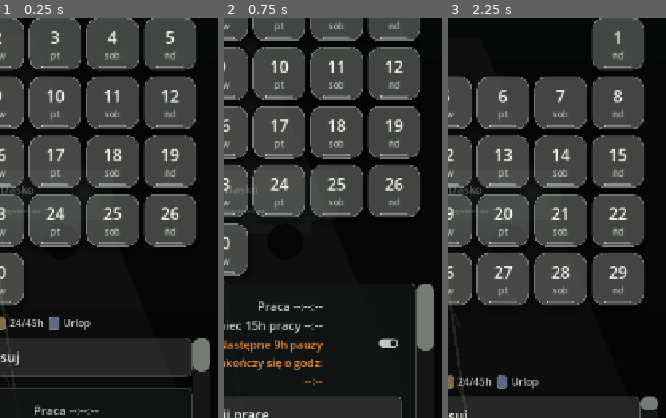
Above: before the commit, frames 1-3 (left to right).
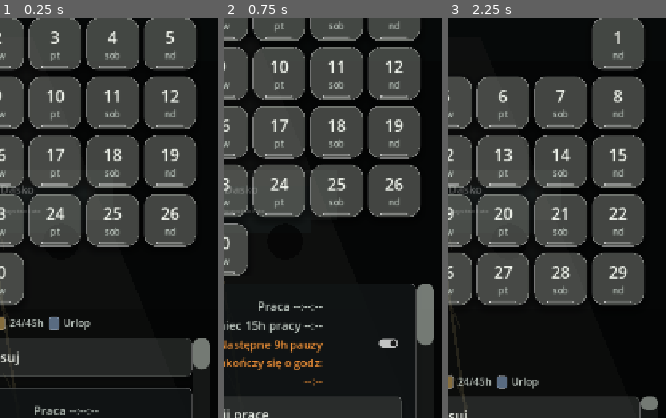
Above: after the commit, the same moments.

Repository: ElKlient/IDOL-Genesis
Game: Godot game, scene res://scenes/main.tscn
The game is run twice, just before and just after one commit, with the same random seed, the same clock (stepped at 60 frames per second) and the same inputs.
Inputs:
- Up to frame 1 (0.25 s): no input
- Up to frame 2 (0.75 s): click "Zapisz i zamknij" at 0.5 s
- Up to frame 3 (2.25 s): click "Cofnij" at 1.25 s; click "<" at 2 s
The pictures show only the part of the screen within x 49-99%, y 46-96%; the shares and areas given below are measured in that part.

The runs differ from the first frame. In frame 1, less than 0.1% of the frame differs, in the area x 88-97%, y 86-89%; in frame 2, 0.1%, in the area x 88-97%, y 80-84%; in frame 3, less than 0.1%.

Commit message:
Move month hours clear button

Diff:
--- a/scripts/main.gd
+++ b/scripts/main.gd
@@ -1135,6 +1135,10 @@
 	monthly_work_total_label.autowrap_mode = TextServer.AUTOWRAP_WORD_SMART
 	monthly_work_total_label.horizontal_alignment = HORIZONTAL_ALIGNMENT_CENTER
 	day_tools_body.add_child(monthly_work_total_label)
+
+	var clear_month_hours_button := _action_button("Usuń godziny z miesiąca", Color(0.58, 0.26, 0.26, 0.88))
+	_connect_day_tool_tap(clear_month_hours_button, Callable(self, "_open_clear_month_hours_dialog"))
+	day_tools_body.add_child(clear_month_hours_button)
 	_update_work_hours_panel()
 
 	work_status_label = _make_label("Tu później aplikacja policzy czas pracy.", 18, COLOR_TEXT_MUTED)
@@ -1193,10 +1197,6 @@
 	var clear_hours_button := _action_button("Skasuj godziny tego dnia", Color(0.54, 0.43, 0.26, 0.88))
 	_connect_day_tool_tap(clear_hours_button, Callable(self, "_open_clear_day_hours_dialog"))
 	box.add_child(clear_hours_button)
-
-	var clear_month_button := _action_button("Usuń godziny z miesiąca", Color(0.58, 0.26, 0.26, 0.88))
-	_connect_day_tool_tap(clear_month_button, Callable(self, "_open_clear_month_hours_dialog"))
-	box.add_child(clear_month_button)
 
 	var set_work := _action_button("Praca", COLOR_WORK)
 	_connect_tap(set_work, Callable(self, "_set_selected_day_state").bind(ScheduleCalculator.DayState.WORK))
@@ -2781,18 +2781,16 @@
 	if clear_month_hours_dialog == null:
 		return
 
-	var year := selected_day_year if selected_day_year > 0 else current_year
-	var month := selected_day_month if selected_day_month > 0 else current_month
 	clear_month_hours_dialog.dialog_text = "Czy na pewno chcesz usunąć wszystkie godziny z miesiąca %s %d?" % [
-		MONTH_NAMES[clampi(month, 1, 12) - 1],
-		year,
+		MONTH_NAMES[clampi(current_month, 1, 12) - 1],
+		current_year,
 	]
 	clear_month_hours_dialog.popup_centered()
 
 
 func _confirm_clear_selected_month_hours() -> void:
-	var year := selected_day_year if selected_day_year > 0 else current_year
-	var month := selected_day_month if selected_day_month > 0 else current_month
+	var year := current_year
+	var month := current_month
 	if _worked_seconds_for_month(year, month) <= 0:
 		_update_selected_day_hours_label()
 		return
